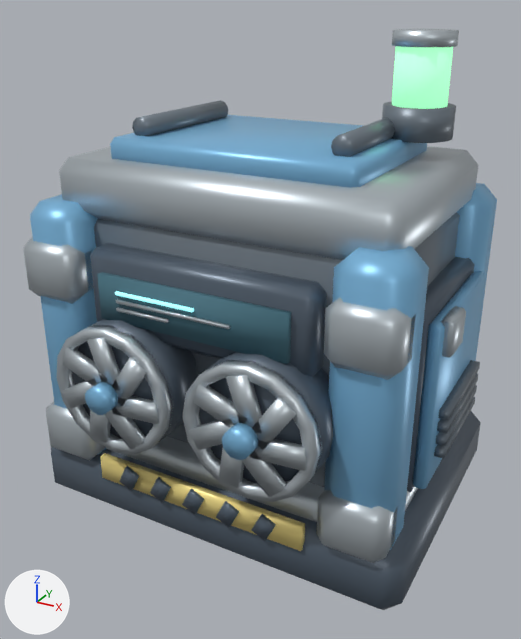
The glTF model assets/props/air_compressor_standard.glb as it was, and as the next commit left it.
Camera for both pictures: a 50 mm camera at (1.133, -2.141, 1.73) aimed at (0.012, -0.104, 0.711). The lights are fixed; the arrows at lower left show +X, +Y and +Z. The picture after the commit comes second. Where no turn or scale is listed for an object, it has been applied to the vertices.

In view in the first picture: 'Base_black', 'Body_black', 'CornerGuard_steel', 'FanBlade_steel', 'FanGuard_steel', 'Fan_black', 'Frame_blue', 'Housing_dark', 'RoofPanel_blue', 'ScreenGraphics_glow', 'ScreenGraphics_steel', 'ScreenSurface_screen', 'ServiceDoor_blue', 'TopCap_steel' and 11 more.
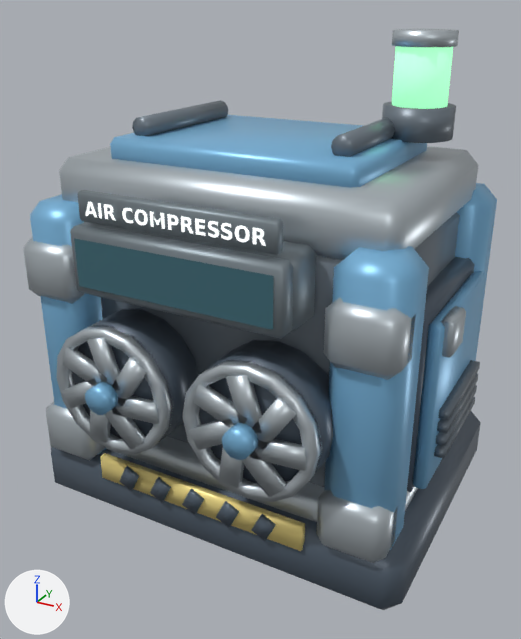
Location of each change, (x1, y1, x2, y2) in pixels of the pictures (521 x 639 px):
'Body_black', deleted: before (90, 243, 326, 376)
'LiveViewSurface_glass', added (cyan): after (74, 239, 274, 330)
'ScreenSurface_screen', deleted (cyan): before (97, 272, 291, 364)
'LiveViewSurfaceFrame_frame', added: after (70, 223, 294, 339)
'TypePlate_frame', added: after (77, 190, 283, 255)
'ScreenMount_frame', added: after (82, 222, 316, 333)
'TypeLabel_white', added: after (85, 202, 266, 246)
'ScreenGraphics_steel', deleted: before (116, 299, 230, 329)
'ScreenGraphics_glow', deleted: before (115, 291, 194, 312)

Edits to the bpy script that builds the scene:
```text
Add mat_white:
    mat_white = principled_material('white')
    mat_white.base_color = (0.906, 0.941, 0.929)  # white #f4f8f7
    mat_white.roughness = 0.38
    mat_white.emission_color = (0.679, 0.706, 0.697)  # light grey #d7dbd9
    mat_white.emission_strength = 1.0
Add mat_frame:
    mat_frame = principled_material('frame')
    mat_frame.base_color = (0.224, 0.267, 0.294)  # grey #828d94
    mat_frame.metallic = 0.65
    mat_frame.roughness = 0.49
Add mat_glass:
    mat_glass = principled_material('glass')
    mat_glass.base_color = (0.0627, 0.173, 0.216)  # cyan #477380
    mat_glass.metallic = 0.28
    mat_glass.roughness = 0.2
Add me_typelabel_white:
    me_typelabel_white.from_pydata(...)  # 371 vertices, 357 faces; spans x -0.298..0.298, y -0.595, z 1.162..1.208
    me_typelabel_white.materials.append(mat_white)  # white #f4f8f7, glowing light grey #d7dbd9
Add me_typeplate_frame:
    me_typeplate_frame.from_pydata(...)  # 24 vertices, 44 faces; spans x -0.331..0.331, y -0.592..-0.556, z 1.14..1.23
    me_typeplate_frame.materials.append(mat_frame)  # grey #828d94
Add me_liveviewsurface_glass:
    me_liveviewsurface_glass.from_pydata([(-0.331, -0.616, 0.945), (0.331, -0.616, 0.945), (0.331, -0.616, 1.095), (-0.331, -0.616, 1.095)], [], [(0, 1, 2), (0, 2, 3)])
    me_liveviewsurface_glass.materials.append(mat_glass)  # cyan #477380
Add me_liveviewsurfaceframe_frame:
    me_liveviewsurfaceframe_frame.from_pydata(...)  # 24 vertices, 44 faces; spans x -0.361..0.361, y -0.612..-0.548, z 0.915..1.125
    me_liveviewsurfaceframe_frame.materials.append(mat_frame)  # grey #828d94
Add me_screenmount_frame:
    me_screenmount_frame.from_pydata(...)  # 24 vertices, 44 faces; spans x -0.369..0.369, y -0.562..-0.422, z 0.91..1.13
    me_screenmount_frame.materials.append(mat_frame)  # grey #828d94
Remove ob_body_black:
    ob_body_black = bpy.data.objects.new('Body_black', me_body_black)
    ob_body_black.location = (0.0, 0.0, 0.0)
Remove ob_screensurface_screen:
    ob_screensurface_screen = bpy.data.objects.new('ScreenSurface_screen', me_screensurface_screen)
    ob_screensurface_screen.location = (0.0, 0.0, 0.0)
Remove ob_screengraphics_glow:
    ob_screengraphics_glow = bpy.data.objects.new('ScreenGraphics_glow', me_screengraphics_glow)
    ob_screengraphics_glow.location = (0.0, 0.0, 0.0)
Remove ob_screengraphics_steel:
    ob_screengraphics_steel = bpy.data.objects.new('ScreenGraphics_steel', me_screengraphics_steel)
    ob_screengraphics_steel.location = (0.0, 0.0, 0.0)
Add ob_typelabel_white:
    ob_typelabel_white = bpy.data.objects.new('TypeLabel_white', me_typelabel_white)
    ob_typelabel_white.location = (0.0, 0.0, 0.0)
Add ob_typeplate_frame:
    ob_typeplate_frame = bpy.data.objects.new('TypePlate_frame', me_typeplate_frame)
    ob_typeplate_frame.location = (0.0, 0.0, 0.0)
Add ob_liveviewsurface_glass:
    ob_liveviewsurface_glass = bpy.data.objects.new('LiveViewSurface_glass', me_liveviewsurface_glass)
    ob_liveviewsurface_glass.location = (0.0, 0.0, 0.0)
Add ob_liveviewsurfaceframe_frame:
    ob_liveviewsurfaceframe_frame = bpy.data.objects.new('LiveViewSurfaceFrame_frame', me_liveviewsurfaceframe_frame)
    ob_liveviewsurfaceframe_frame.location = (0.0, 0.0, 0.0)
Add ob_screenmount_frame:
    ob_screenmount_frame = bpy.data.objects.new('ScreenMount_frame', me_screenmount_frame)
    ob_screenmount_frame.location = (0.0, 0.0, 0.0)
```
